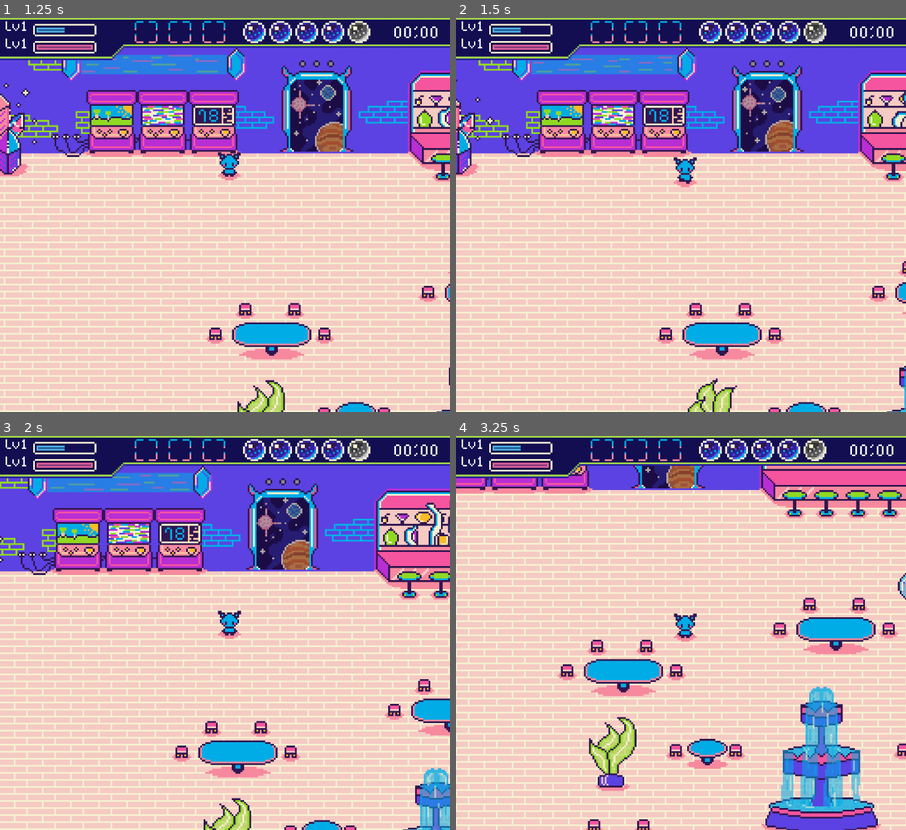
Above: before the commit, frames 1-4 (two rows, left to right).
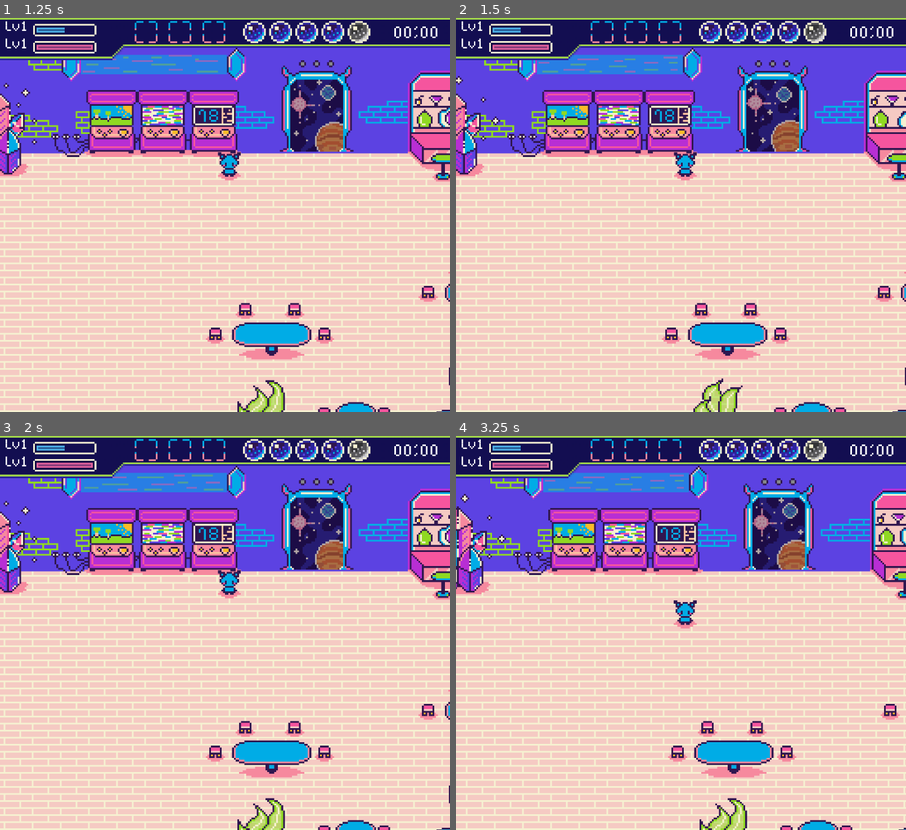
Above: after the commit, the same moments.

Repository: Julieta2200/Cosmic-Drifters
Game: Godot game, scene res://project/level_1/level_1.tscn
Two runs of this game, one before a commit and one after it. Both use one fixed random seed, a clock stepped at 60 frames per second and the inputs below.
Inputs (mouse positions are in pixels of both pictures, inside the frame that each line leads up to):
- Up to frame 1 (1.25 s): move the mouse to (229, 167) at 0.52 s; click (229, 167) at 0.6 s
- Up to frame 2 (1.5 s): move the mouse to (726, 337) at 1.27 s; click (726, 337) at 1.35 s
- Up to frame 3 (2 s): no input
- Up to frame 4 (3.25 s): move the mouse to (905, 715) at 2.02 s; click (905, 715) at 2.1 s; move the mouse to (735, 782) at 2.77 s; click (735, 782) at 2.85 s

Frame 1 is identical in both runs. In frame 2, 14% of the frame differs, in the area x 0-100%, y 7-100%; in frame 3, 25%; in frame 4, 61%.

Commit message:
empty table

Diff:
--- a/project/player/player.gd
+++ b/project/player/player.gd
@@ -12,6 +12,8 @@
 	animation()
 
 func ask_order(table):
+	if table.status != table.STATUS_WAITING1:
+		return
 	busy = true
 	var serve_point = table.get_serve_point()
 	walk_to(table, serve_point, "ask_order")
